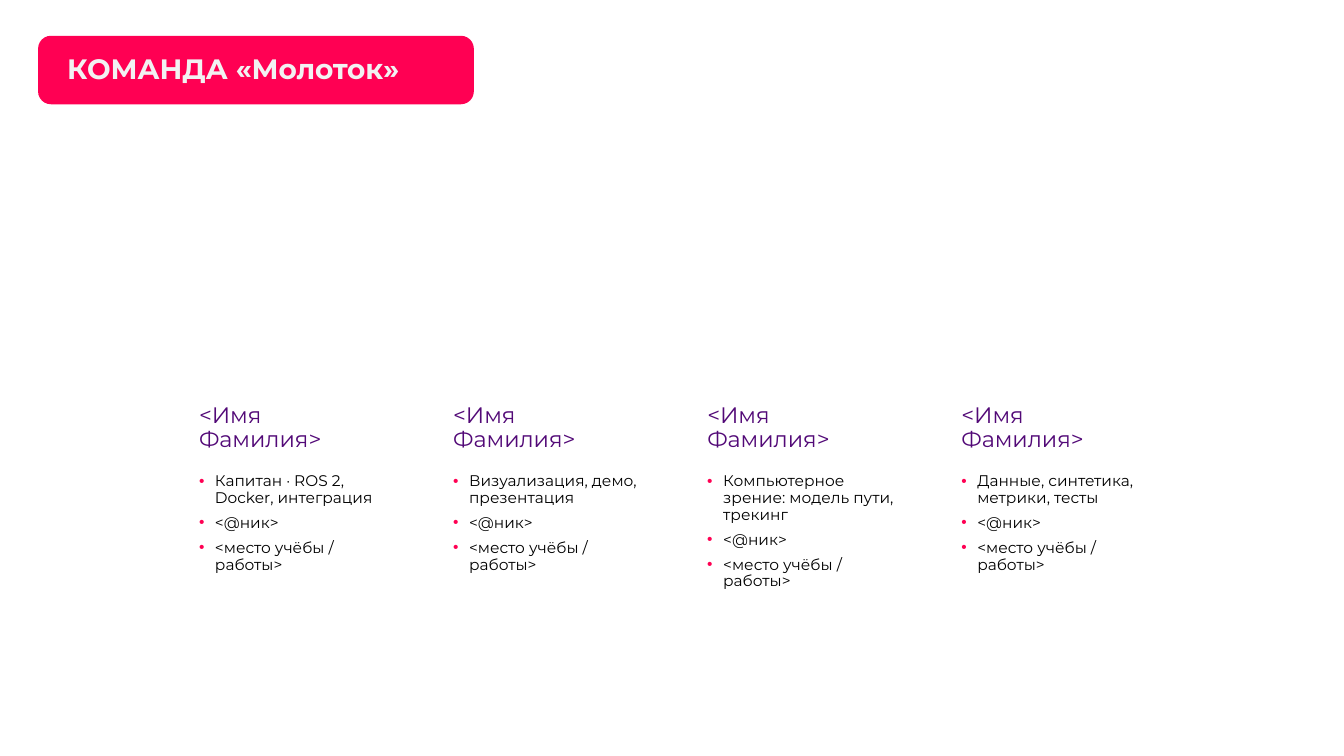
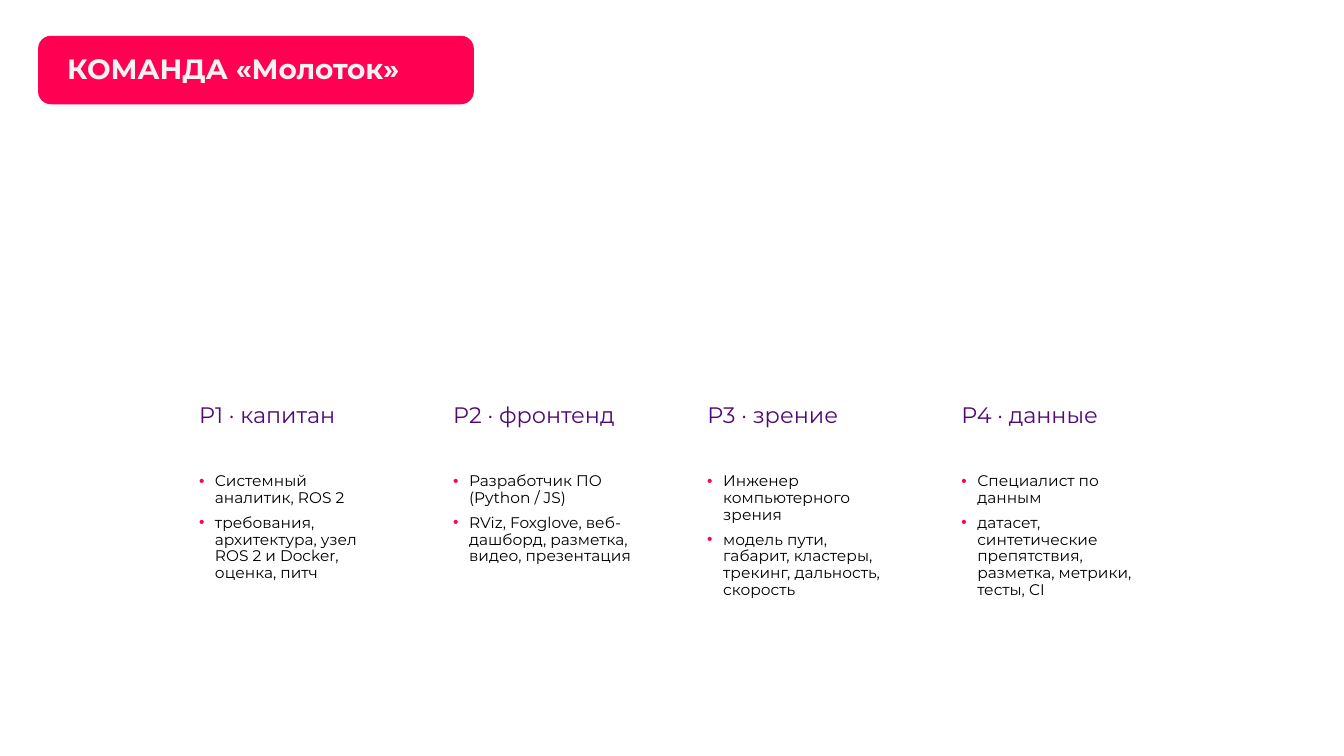
Before and after one commit to pmixay/ReSense, a slide deck: slide 3 of docs/presentation/ReSense_LCT2026.pptx. Drawn at 1344x756 pixels with LibreOffice and Linux fonts; fonts in the diff are those of the drawing; background and template pictures are left out. Boxes give left, top, right and bottom in pixels: in the first picture for what was removed or moved away, otherwise in the second. Text is boxed around its words. In the diff, an @@ line names an element or a change of style, - is before the commit and + after.

```diff
--- a/docs/presentation/ReSense_LCT2026.pptx
+++ b/docs/presentation/ReSense_LCT2026.pptx
@@ text at <box>199,407,335,423</box>: text changed @@
-<Имя Фамилия>
+P1 · капитан
@@ text at <box>453,406,615,428</box>: text changed @@
-<Имя Фамилия>
+P2 · фронтенд
@@ text at <box>707,407,838,428</box>: text changed @@
-<Имя Фамилия>
+P3 · зрение
@@ text at <box>961,407,1098,426</box>: text changed @@
-<Имя Фамилия>
+P4 · данные
@@ text at <box>215,474,357,581</box>: text changed @@
-• Капитан · ROS 2, Docker, интеграция
-• <@ник>
-• <место учёбы / работы>
+• Системный аналитик, ROS 2
+• требования, архитектура, узел ROS 2 и Docker, оценка, питч
@@ text at <box>469,474,631,564</box>: text changed @@
-• Визуализация, демо, презентация
-• <@ник>
-• <место учёбы / работы>
+• Разработчик ПО (Python / JS)
+• RViz, Foxglove, веб-дашборд, разметка, видео, презентация
@@ text at <box>723,475,880,598</box>: text changed @@
-• Компьютерное зрение: модель пути, трекинг
-• <@ник>
-• <место учёбы / работы>
+• Инженер компьютерного зрения
+• модель пути, габарит, кластеры, трекинг, дальность, скорость
@@ text at <box>977,475,1132,597</box>: text changed @@
-• Данные, синтетика, метрики, тесты
-• <@ник>
-• <место учёбы / работы>
+• Специалист по данным
+• датасет, синтетические препятствия, разметка, метрики, тесты, CI
```
Also in this commit, not shown: 8 other slides changed, 18 other files.
